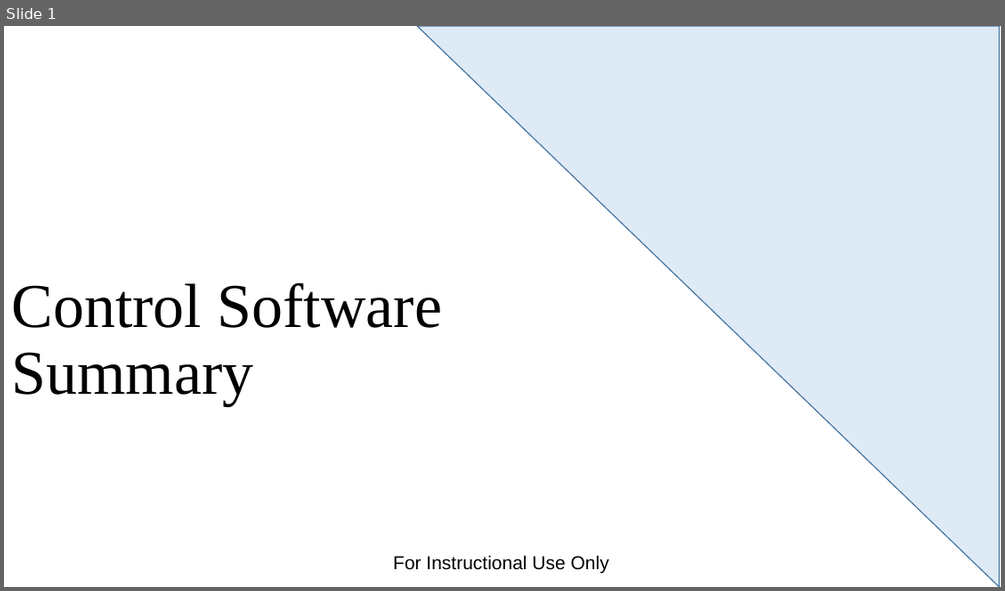
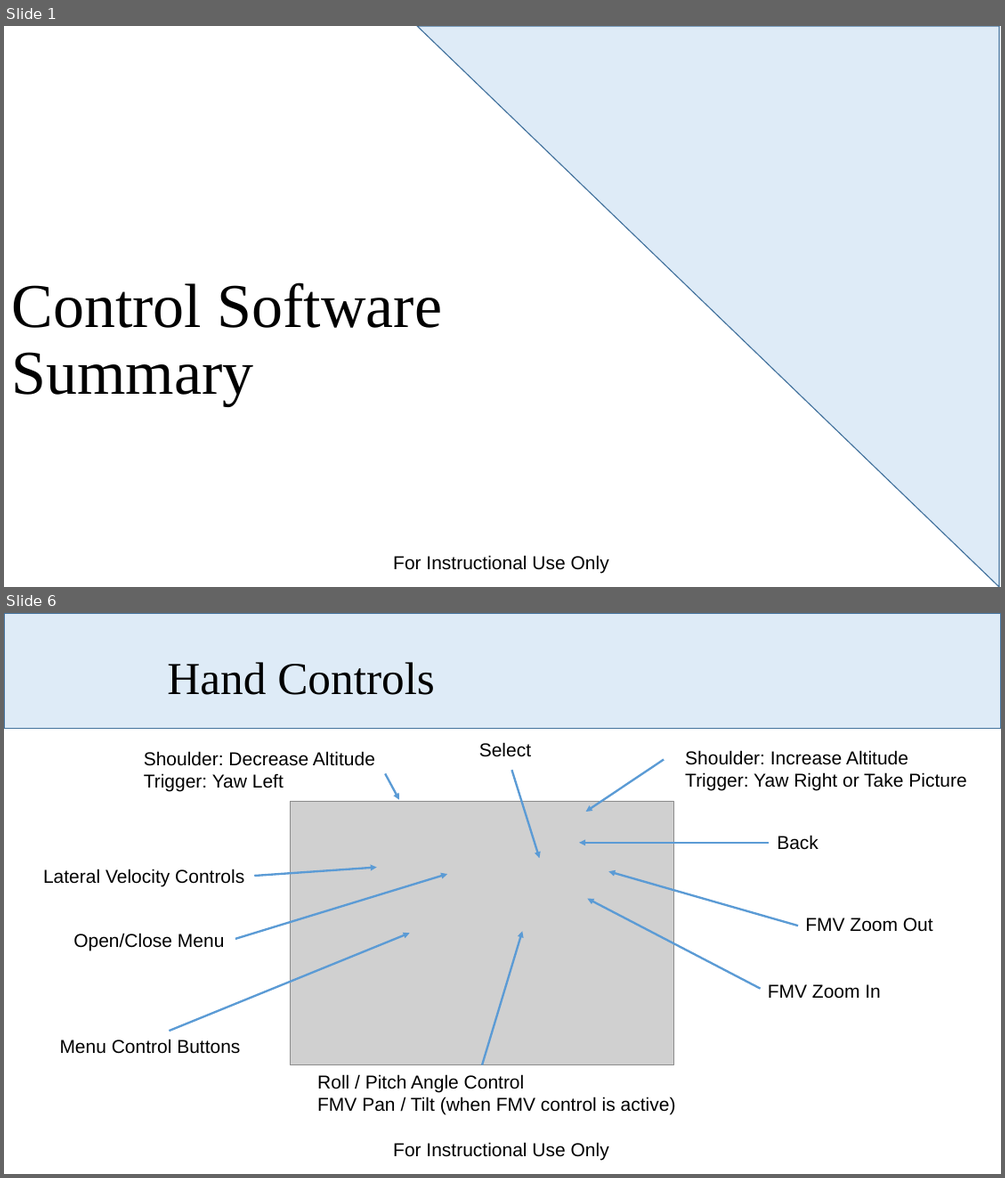
Before and after one commit to dabarrett/rqmtReviewer, a slide deck: Documents/Control Software Summary.pptx. Shown one above the other, each under a label of ours: slide 1 before the commit, slides 1 and 6 after it; the slides between them are not shown. The pictures are 1005x591 and 1005x1178 pixels, drawn with LibreOffice and Linux fonts; fonts in the diff are those of the drawing; grey boxes stand for pictures; background and template pictures are left out. Boxes give left, top, right and bottom in pixels: in the first picture for what was removed or moved away, otherwise in the second. Text is boxed around its words. In the diff, an @@ line names an element or a change of style, - is before the commit and + after.

```diff
--- a/Documents/Control Software Summary.pptx
+++ b/Documents/Control Software Summary.pptx
@@ slide 6 added at (4,613,1001,1174), background #FFFFFF; not listed: 1 template element that a slide beside it also shows @@
@@ rectangle added at (4,613,1001,728), fill #DEEBF7, outline #43739E 1 pt @@
@@ title added at (167,662,435,695), 44 pt, text #000000 @@
+Hand Controls
@@ text added at (479,742,531,757), 18 pt, text #000000 @@
+Select
@@ text added at (144,751,375,792), 18 pt, text #000000 @@
+Shoulder: Decrease Altitude
+Trigger: Yaw Left
@@ arrow added from (512, 770) to (540, 859), #5B9BD5 2 pt @@
@@ arrow added from (663, 760) to (586, 811), #5B9BD5 2 pt @@
@@ text added at (685,750,966,791), 18 pt, text #000000 @@
+Shoulder: Increase Altitude
+Trigger: Yaw Right or Take Picture
@@ arrow added from (386, 774) to (399, 800), #5B9BD5 2 pt @@
@@ picture added at (291,801,674,1064) @@
@@ arrow added from (769, 843) to (579, 843), #5B9BD5 2 pt @@
@@ text added at (777,835,818,850), 18 pt, text #000000 @@
+Back
@@ text added at (43,868,244,886), 18 pt, text #000000 @@
+Lateral Velocity Controls
@@ arrow added from (235, 939) to (447, 874), #5B9BD5 2 pt @@
@@ arrow added from (254, 876) to (377, 868), #5B9BD5 2 pt @@
@@ arrow added from (798, 925) to (609, 872), #5B9BD5 2 pt @@
@@ arrow added from (760, 989) to (587, 899), #5B9BD5 2 pt @@
@@ text added at (73,933,225,950), 18 pt, text #000000 @@
+Open/Close Menu
@@ arrow added from (482, 1064) to (522, 931), #5B9BD5 2 pt @@
@@ text added at (805,917,933,932), 18 pt, text #000000 @@
+FMV Zoom Out
@@ arrow added from (170, 1030) to (409, 933), #5B9BD5 2 pt @@
@@ text added at (768,984,880,998), 18 pt, text #000000 @@
+FMV Zoom In
@@ text added at (60,1038,240,1054), 18 pt, text #000000 @@
+Menu Control Buttons
@@ text added at (317,1074,676,1114), 18 pt, text #000000 @@
+Roll / Pitch Angle Control
+FMV Pan / Tilt (when FMV control is active)
```
Also in this commit, not shown: 4 slides changed, 3 other slides added, 7 slides removed, 4 other files.
